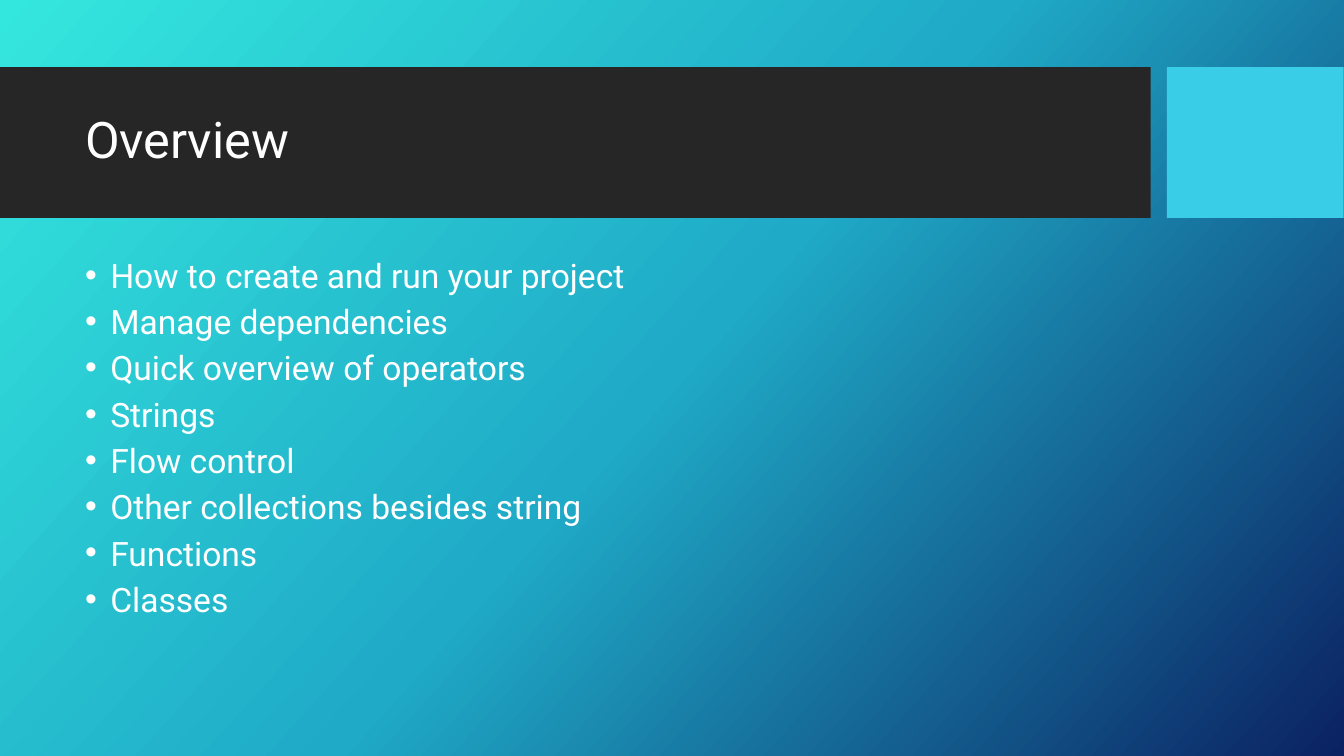
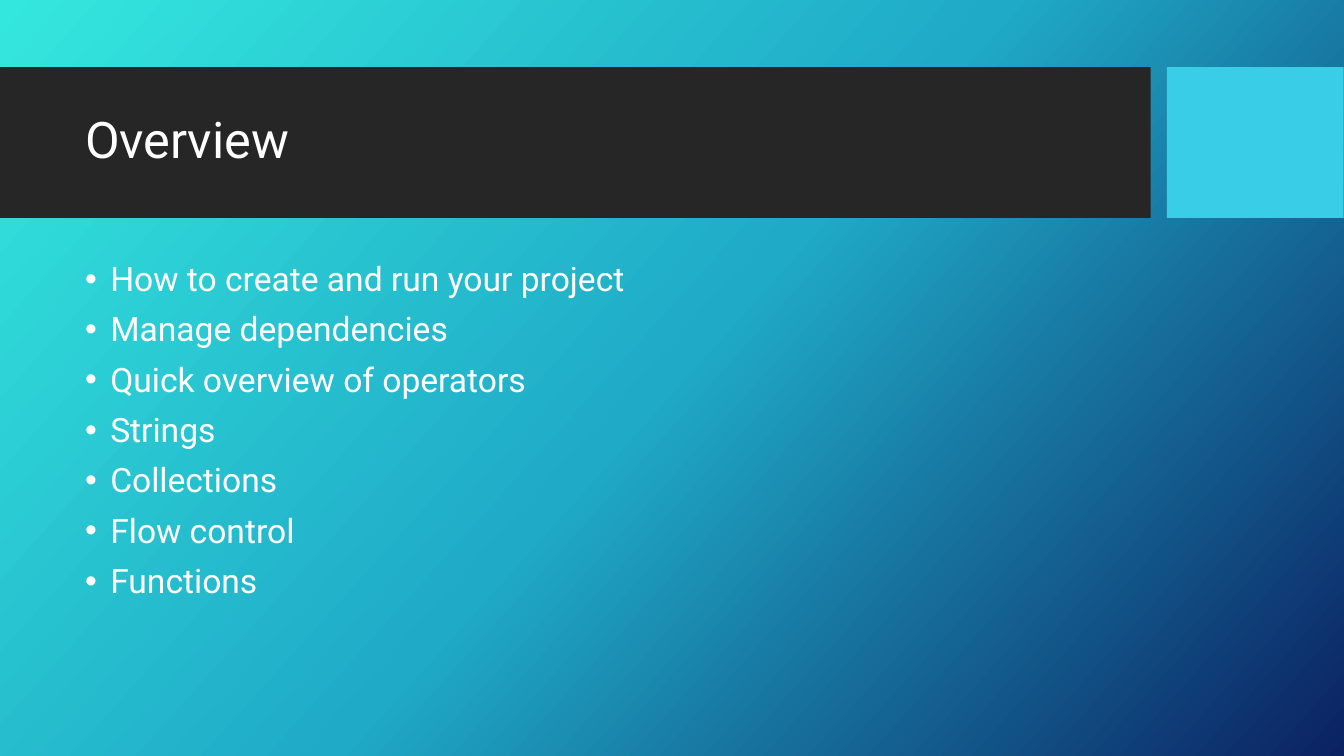
Before and after one commit to GDSC-ADEK/dart-flutter-course, a slide deck: slide 2 of week2/week2_slideshow.pptx. Drawn at 1344x756 pixels with LibreOffice and Linux fonts; fonts in the diff are those of the drawing; background and template pictures are left out. Boxes give left, top, right and bottom in pixels: in the first picture for what was removed or moved away, otherwise in the second. Text is boxed around its words. In the diff, an @@ line names an element or a change of style, - is before the commit and + after.

```diff
--- a/week2/week2_slideshow.pptx
+++ b/week2/week2_slideshow.pptx
@@ text at [110,265,625,594]: line spacing 0.8 to 0.9 @@
@@ text at [110,466,277,493]: paragraph added @@
+• Collections
@@ text at [110,493,581,526]: paragraph removed @@
-• Other collections besides string
@@ text at [110,586,228,613]: paragraph removed @@
-• Classes
```
Also in this commit, not shown: 11 other slides changed, 1 slide added, 6 other files.
